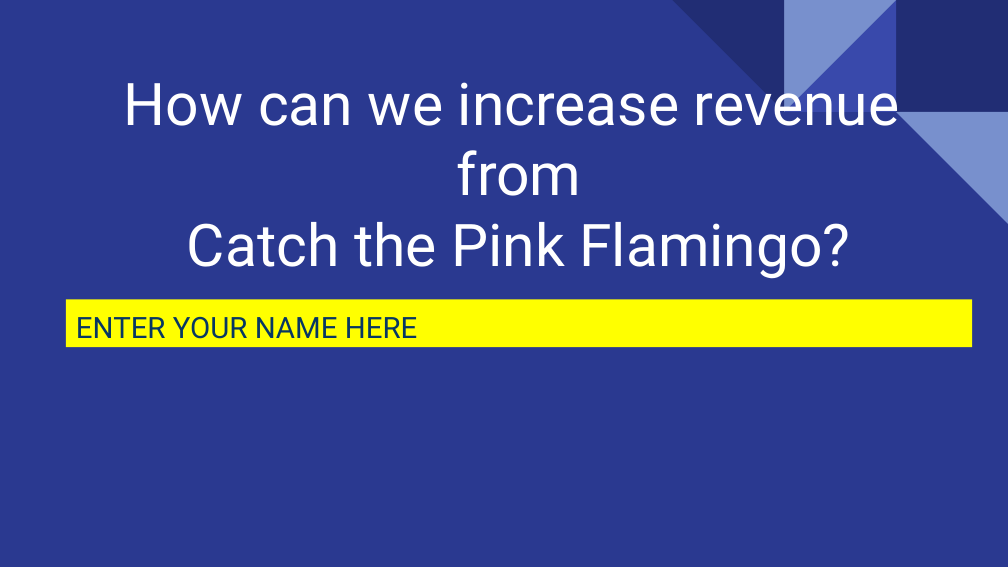
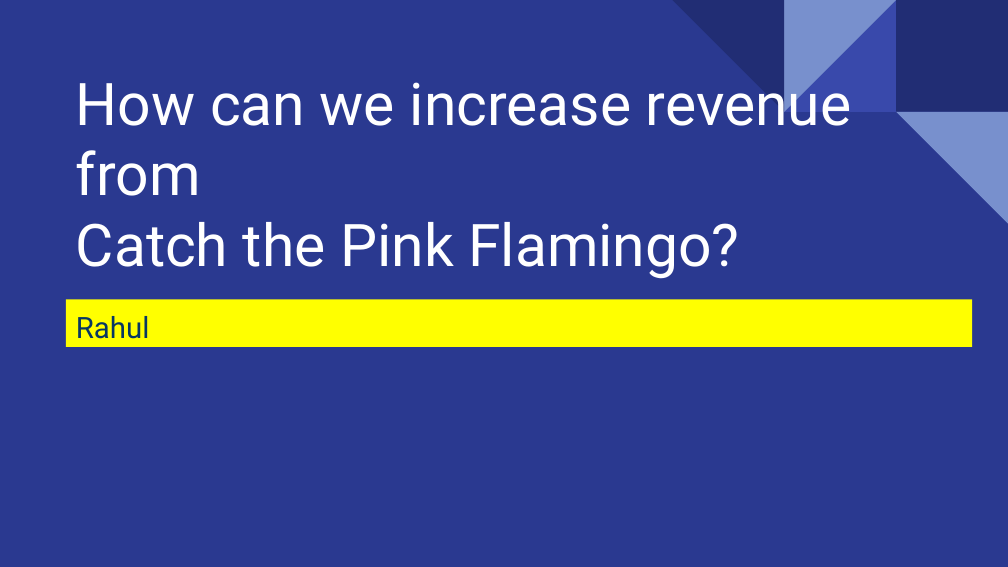
Before and after one commit to karmarv/coursera, a slide deck: slide 1 of big-data-capstone/submissions/Coursera-BigData-Capstone-Student-Submission-Final-Presentation.pptx. Drawn at 1008x567 pixels with LibreOffice and Linux fonts; fonts in the diff are those of the drawing. Boxes give left, top, right and bottom in pixels: in the first picture for what was removed or moved away, otherwise in the second. Text is boxed around its words. In the diff, an @@ line names an element or a change of style, - is before the commit and + after.

Commit message:
presentation updated

```diff
--- a/big-data-capstone/submissions/Coursera-BigData-Capstone-Student-Submission-Final-Presentation.pptx
+++ b/big-data-capstone/submissions/Coursera-BigData-Capstone-Student-Submission-Final-Presentation.pptx
@@ text at (76, 71, 852, 279): text changed @@
-How can we increase revenue
-from
-Catch the Pink Flamingo?
+How can we increase revenue
+from
+Catch the Pink Flamingo?
@@ rectangle "Rahul" at (66, 299, 972, 347): subtitle to rectangle @@
@@ text in rectangle at (76, 316, 150, 339): text changed @@
-ENTER YOUR NAME HERE
+Rahul
```
Also in this commit, not shown: 4 other slides changed, 2 slides added, 2 slides removed, 13 other files.
